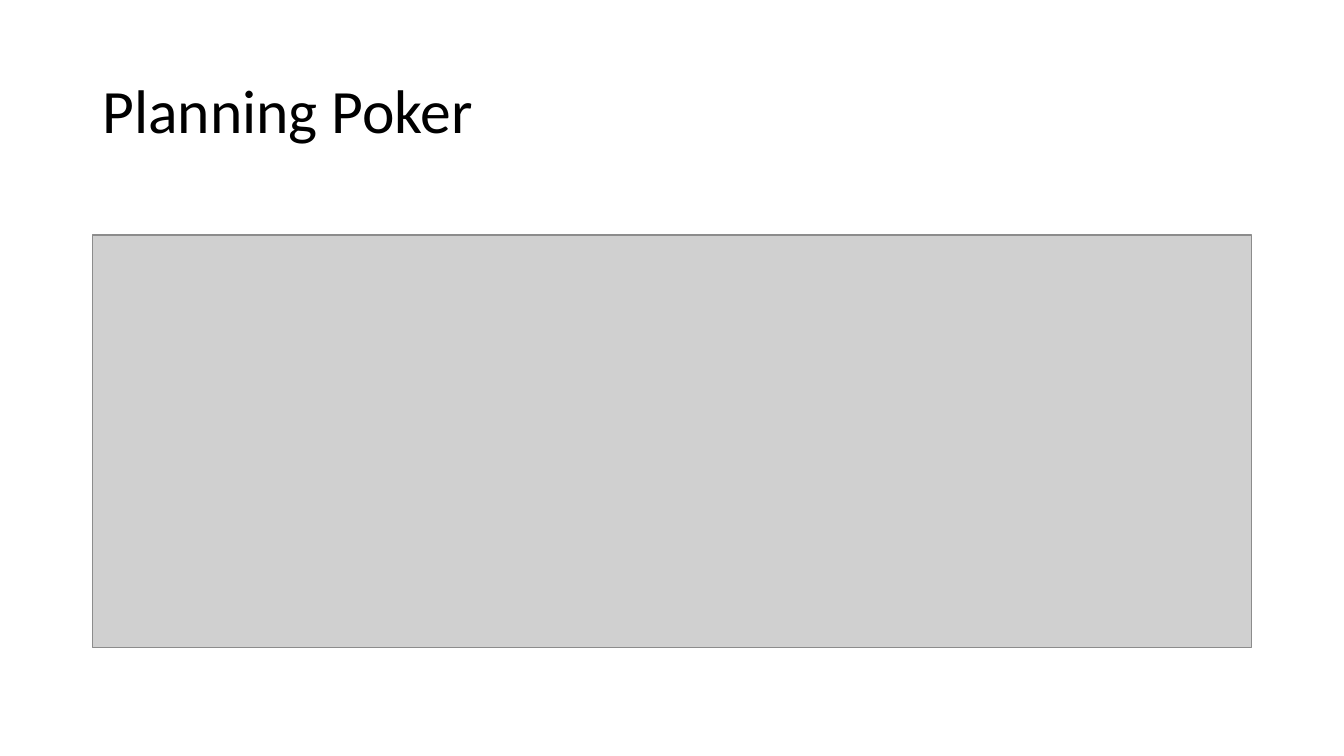
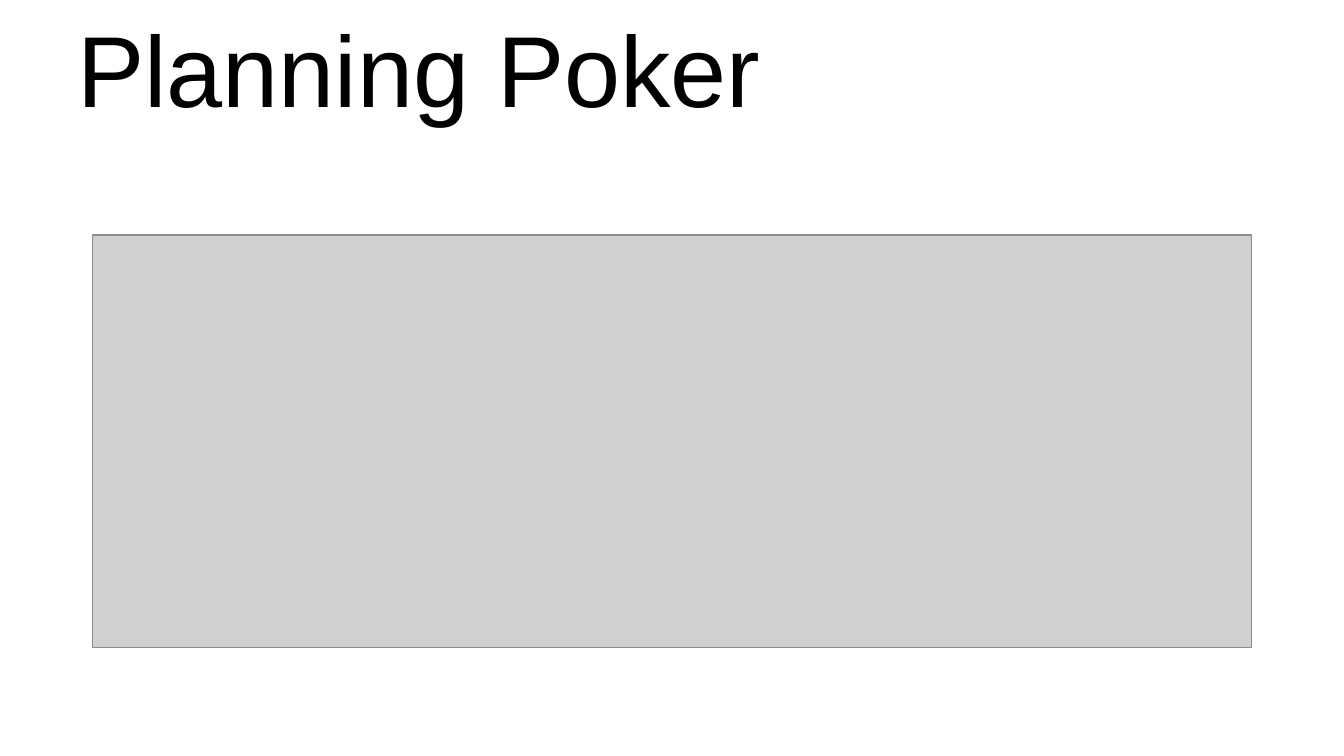
Before and after one commit to csgray/cs372-battleship, a slide deck: slide 3 of development_process/presentation.pptx. Drawn at 1344x756 pixels with LibreOffice and Linux fonts; fonts in the diff are those of the drawing; grey boxes stand for pictures; background and template pictures are left out. Boxes give left, top, right and bottom in pixels: in the first picture for what was removed or moved away, otherwise in the second. Text is boxed around its words. In the diff, an @@ line names an element or a change of style, - is before the commit and + after.

Commit message:
added some color and resized a smidge

```diff
--- a/development_process/presentation.pptx
+++ b/development_process/presentation.pptx
@@ title "Planning Poker": place and size @@
-title "Planning Poker" at (102,90,473,144)
+title "Planning Poker" at (77,34,760,126)
@@ title "Planning Poker" at (77,34,760,126): size 44 to 72 pt, font Calibri to Arial; line spacing 0.9 to 1 @@
```
Also in this commit, not shown: 8 other slides changed.
